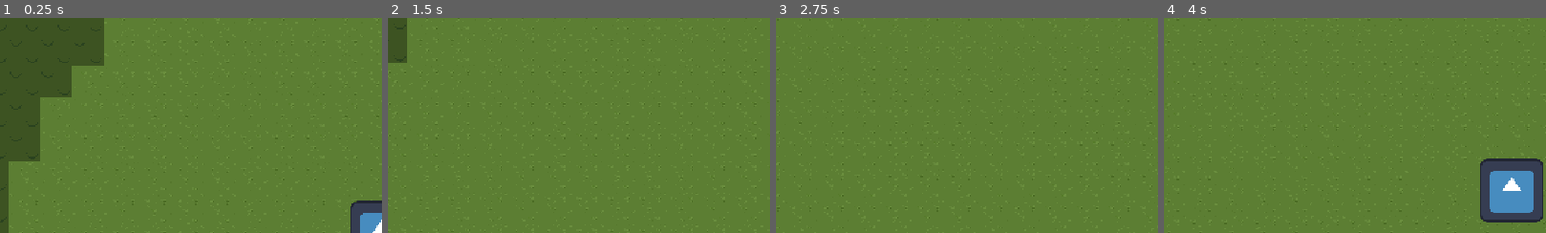
Above: before the commit, frames 1-4 (left to right).
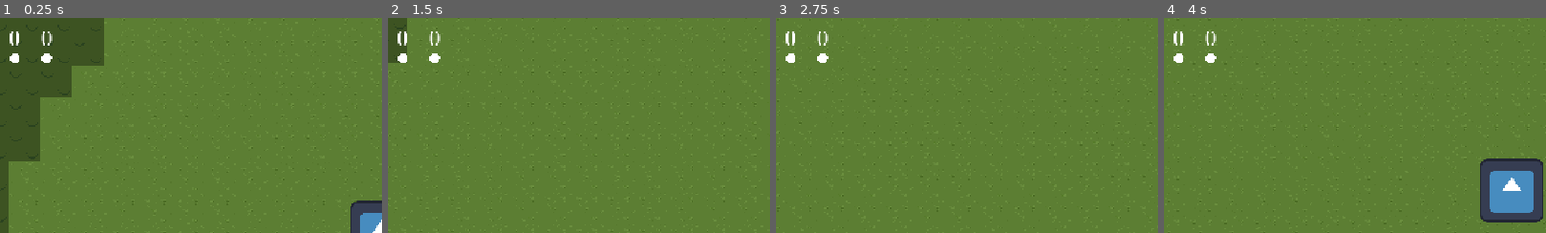
Above: after the commit, the same moments.

Repository: CplCanuck/mru-hacks-2026
Game: Godot game, scene res://assets/scenes/main.tscn
The game is run twice, just before and just after one commit, with the same random seed, the same clock (stepped at 60 frames per second) and the same inputs. The engine's default icon, where the game draws it, is replaced by a stand-in: a white triangle on a blue panel in a dark square. Sound files missing from this copy of the repository are replaced by a short silence.
Inputs (mouse positions are % of the whole screen's width and height, from its top left):
- Up to frame 1 (0.25 s): no input
- Up to frame 2 (1.5 s): tap Enter at 0.5 s; move the mouse to (72, 45) at 0.52 s; hold D (right) 0.53-1.28 s; tap F (interact) at 0.6 s; move the mouse to (30, 55) at 1.27 s; hold S (down) from 1.28 s (still down); tap U (Demo God Mode) at 1.35 s
- Up to frame 3 (2.75 s): tap F (interact) at 1.55, 2.3 s; move the mouse to (60, 28) at 2.02 s; release S (down) at 2.03 s; hold D (right) from 2.03 s (still down); click (60, 28) at 2.1 s
- Up to frame 4 (4 s): move the mouse to (45, 70) at 2.77 s; release D (right) at 2.78 s; hold W (up) 2.78-3.53 s; tap F (interact) at 2.85, 3.8 s; move the mouse to (80, 65) at 3.52 s; hold A (left) from 3.53 s (still down); tap R (test) at 3.6 s
The pictures show only the part of the screen within x 0-50%, y 0-50%; the shares and areas given below are measured in that part.

The runs differ from the first frame. In frame 1, 0.4% of the frame differs, in the area x 2-14%, y 6-21%; in frame 2, 0.4%; in frame 3, 0.4%; in frame 4, 0.4%.

Commit message:
spirit base

Diff:
--- /dev/null
+++ b/assets/objects/backpack.gd
@@ -0,0 +1,21 @@
+extends Node
+#class_name Backpack
+
+#@export var font_size = 16
+@export var vine_souls = 0
+@export var pine_souls = 0
+
+@onready var vine_label = $MarginContainer/HBoxContainer/VBoxContainer2/CenterContainer2/VineLabel
+@onready var pine_label = $MarginContainer/HBoxContainer/VBoxContainer/CenterContainer2/PineLabel
+
+func _ready():
+	#vine_label.add_theme_font_size_override()
+	pass
+
+func add_vine_soul():
+	vine_souls += 1
+	vine_label.text = vine_souls
+
+func add_pine_soul():
+	pine_souls += 1
+	pine_souls.text = pine_souls
--- /dev/null
+++ b/assets/objects/backpack.tscn
@@ -0,0 +1,78 @@
+[gd_scene format=3 uid="uid://cnutxthf62ay8"]
+
+[ext_resource type="Script" uid="uid://76dfsij66xtm" path="res://assets/objects/backpack.gd" id="1_f61jv"]
+[ext_resource type="Texture2D" uid="uid://vwnb4pxhncoe" path="res://assets/sprites/interact-circle.png" id="2_f61jv"]
+
+[sub_resource type="StyleBoxEmpty" id="StyleBoxEmpty_xrivr"]
+
+[node name="Backpack" type="CanvasLayer" unique_id=176749842]
+script = ExtResource("1_f61jv")
+
+[node name="Control" type="Control" parent="." unique_id=1475135638]
+layout_mode = 3
+anchors_preset = 15
+anchor_right = 1.0
+anchor_bottom = 1.0
+grow_horizontal = 2
+grow_vertical = 2
+metadata/_edit_use_anchors_ = true
+
+[node name="MarginContainer" type="MarginContainer" parent="Control" unique_id=313706173]
+layout_mode = 1
+anchors_preset = 15
+anchor_right = 1.0
+anchor_bottom = 1.0
+offset_right = 48.0
+offset_bottom = 26.0
+grow_horizontal = 2
+grow_vertical = 2
+theme_override_constants/margin_left = 14
+theme_override_constants/margin_top = 14
+theme_override_constants/margin_right = 14
+theme_override_constants/margin_bottom = 14
+
+[node name="HBoxContainer" type="HBoxContainer" parent="Control/MarginContainer" unique_id=627168873]
+layout_mode = 2
+size_flags_horizontal = 0
+size_flags_vertical = 0
+
+[node name="VBoxContainer2" type="VBoxContainer" parent="Control/MarginContainer/HBoxContainer" unique_id=74709206]
+layout_mode = 2
+
+[node name="CenterContainer2" type="CenterContainer" parent="Control/MarginContainer/HBoxContainer/VBoxContainer2" unique_id=1146096258]
+layout_mode = 2
+
+[node name="VineLabel" type="Label" parent="Control/MarginContainer/HBoxContainer/VBoxContainer2/CenterContainer2" unique_id=1845294110]
+layout_mode = 2
+theme_override_font_sizes/font_size = 32
+text = "0"
+
+[node name="CenterContainer" type="CenterContainer" parent="Control/MarginContainer/HBoxContainer/VBoxContainer2" unique_id=292710143]
+layout_mode = 2
+
+[node name="TextureRect" type="TextureRect" parent="Control/MarginContainer/HBoxContainer/VBoxContainer2/CenterContainer" unique_id=368127418]
+layout_mode = 2
+texture = ExtResource("2_f61jv")
+
+[node name="VSeparator" type="VSeparator" parent="Control/MarginContainer/HBoxContainer" unique_id=266751130]
+layout_mode = 2
+theme_override_constants/separation = 24
+theme_override_styles/separator = SubResource("StyleBoxEmpty_xrivr")
+
+[node name="VBoxContainer" type="VBoxContainer" parent="Control/MarginContainer/HBoxContainer" unique_id=146738033]
+layout_mode = 2
+
+[node name="CenterContainer2" type="CenterContainer" parent="Control/MarginContainer/HBoxContainer/VBoxContainer" unique_id=2074869090]
+layout_mode = 2
+
+[node name="PineLabel" type="Label" parent="Control/MarginContainer/HBoxContainer/VBoxContainer/CenterContainer2" unique_id=1431118879]
+layout_mode = 2
+theme_override_font_sizes/font_size = 32
+text = "0"
+
+[node name="CenterContainer" type="CenterContainer" parent="Control/MarginContainer/HBoxContainer/VBoxContainer" unique_id=685308708]
+layout_mode = 2
+
+[node name="TextureRect" type="TextureRect" parent="Control/MarginContainer/HBoxContainer/VBoxContainer/CenterContainer" unique_id=763636197]
+layout_mode = 2
+texture = ExtResource("2_f61jv")
--- /dev/null
+++ b/assets/objects/spirits.gd
@@ -0,0 +1,62 @@
+extends CharacterBody2D
+
+#var Backpack : Backpack
+var player
+var player_in_range = false
+var speed = 1
+var cur_direction = Vector2(0,0)
+var max_distance = 160
+enum type {
+	VINE,
+	PINE
+}
+@export var soul_type = type.VINE
+
+func _ready():
+	pass
+	#Backpack = get_tree().current_scene.find_child("Backpack")
+	#var trys = 0
+	#while (!Backpack):
+	#	await get_tree().process_frame
+	#	#Backpack = get_tree().get_first_node_in_group("Backpack")
+	#	trys += 1
+	#	if trys > 10:
+	#		print("Couldn't find backpact for setting up spirit")
+
+func _physics_process(delta):
+	if player and player_in_range:
+		var distance = global_position.distance_to(player.global_position)
+		distance = distance / max_distance # further away -> 1
+		speed = 0.01/distance
+		position = position.move_toward(player.position, position.distance_to(player.position) * speed)
+	"""
+		var wanted_direction = global_position.direction_to(player.global_position)
+		if cur_direction[0] > wanted_direction[0]:
+			cur_direction[0] -= 1 * delta
+		if cur_direction[0] < wanted_direction[0]:
+			cur_direction[0] += 1 * delta
+		if cur_direction[1] > wanted_direction[1]:
+			cur_direction[1] -= 1 * delta
+		if cur_direction[1] < wanted_direction[1]:
+			cur_direction[1] += 1 * delta
+		velocity = cur_direction * speed
+	"""
+	pass
+
+func collect():
+	Backpack.add_vine_soul()
+	pass
+
+func _on_player_near_box_body_entered(body):
+	if body.is_in_group("Player"):
+		player_in_range = true
+		player = body
+	else:
+		print("Spirit range deteched something entering thats not the player")
+
+func _on_player_near_box_body_exited(body):
+	if body.is_in_group("Player"):
+		player_in_range = false
+		print("Player out of range")
+	else:
+		print("Spirit range deteched something exiting thats not the player")
--- /dev/null
+++ b/assets/objects/spirits.tscn
@@ -0,0 +1,60 @@
+[gd_scene format=3 uid="uid://b6msd4q1xiwba"]
+
+[ext_resource type="Texture2D" uid="uid://dmreb8bu4bxac" path="res://icon.svg" id="1_gontp"]
+[ext_resource type="Script" uid="uid://dxys3san0gdac" path="res://assets/objects/spirits.gd" id="1_x0bx7"]
+
+[sub_resource type="Gradient" id="Gradient_13qdw"]
+offsets = PackedFloat32Array(0, 0.022727273, 1)
+colors = PackedColorArray(0, 0, 0, 1, 0.20454545, 0.20454545, 0.20454545, 1, 1, 1, 1, 1)
+
+[sub_resource type="FastNoiseLite" id="FastNoiseLite_b1lj4"]
+
+[sub_resource type="NoiseTexture2D" id="NoiseTexture2D_xrivr"]
+noise = SubResource("FastNoiseLite_b1lj4")
+color_ramp = SubResource("Gradient_13qdw")
+seamless = true
+
+[sub_resource type="AtlasTexture" id="AtlasTexture_x0bx7"]
+atlas = ExtResource("1_gontp")
+region = Rect2(96, 32, 32, 32)
+
+[sub_resource type="SpriteFrames" id="SpriteFrames_xrivr"]
+animations = [{
+"frames": [{
+"duration": 1.0,
+"texture": SubResource("AtlasTexture_x0bx7")
+}],
+"loop": 1,
+"name": &"default",
+"speed": 5.0
+}]
+
+[sub_resource type="CircleShape2D" id="CircleShape2D_xrivr"]
+
+[sub_resource type="CircleShape2D" id="CircleShape2D_13qdw"]
+radius = 113.110565
+
+[node name="Spirits" type="CharacterBody2D" unique_id=624903803]
+script = ExtResource("1_x0bx7")
+
+[node name="PointLight2D" type="PointLight2D" parent="." unique_id=119176956]
+visible = false
+texture = SubResource("NoiseTexture2D_xrivr")
+
+[node name="AnimatedSprite2D" type="AnimatedSprite2D" parent="." unique_id=852237924]
+sprite_frames = SubResource("SpriteFrames_xrivr")
+
+[node name="CollectBox" type="Area2D" parent="." unique_id=232358134]
+collision_layer = 0
+collision_mask = 8
+
+[node name="CollisionShape2D" type="CollisionShape2D" parent="CollectBox" unique_id=812306598]
+shape = SubResource("CircleShape2D_xrivr")
+
+[node name="PlayerNearBox" type="Area2D" parent="." unique_id=787326667]
+
+[node name="CollisionShape2D" type="CollisionShape2D" parent="PlayerNearBox" unique_id=1305809284]
+shape = SubResource("CircleShape2D_13qdw")
+
+[connection signal="body_entered" from="PlayerNearBox" to="." method="_on_player_near_box_body_entered"]
+[connection signal="body_exited" from="PlayerNearBox" to="." method="_on_player_near_box_body_exited"]
--- a/project.godot
+++ b/project.godot
@@ -18,11 +18,17 @@
 [autoload]
 
 MusicManager="*uid://dclwv5jnsb230"
+Backpack="*uid://cnutxthf62ay8"
 
 [display]
 
 window/stretch/mode="canvas_items"
 window/stretch/aspect="expand"
+
+[gui]
+
+theme/default_font_antialiasing=0
+theme/custom_font="uid://dhs4r5kufi1rd"
 
 [input]
 
Binary file added: assets/objects/Pixelta.ttf
Not shown, added: assets/objects/Pixelta.ttf.import
Not shown, added: assets/objects/backpack.gd.uid
Not shown, added: assets/objects/spirits.gd.uid
Binary file added: assets/sprites/Pixelta.ttf
Not shown, added: assets/sprites/Pixelta.ttf.import
